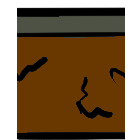
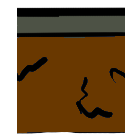
Revision of a layered (140, 140) image; what changed, layer by layer:
painted on "Warstwa 1" over [17, 132, 125, 140]
